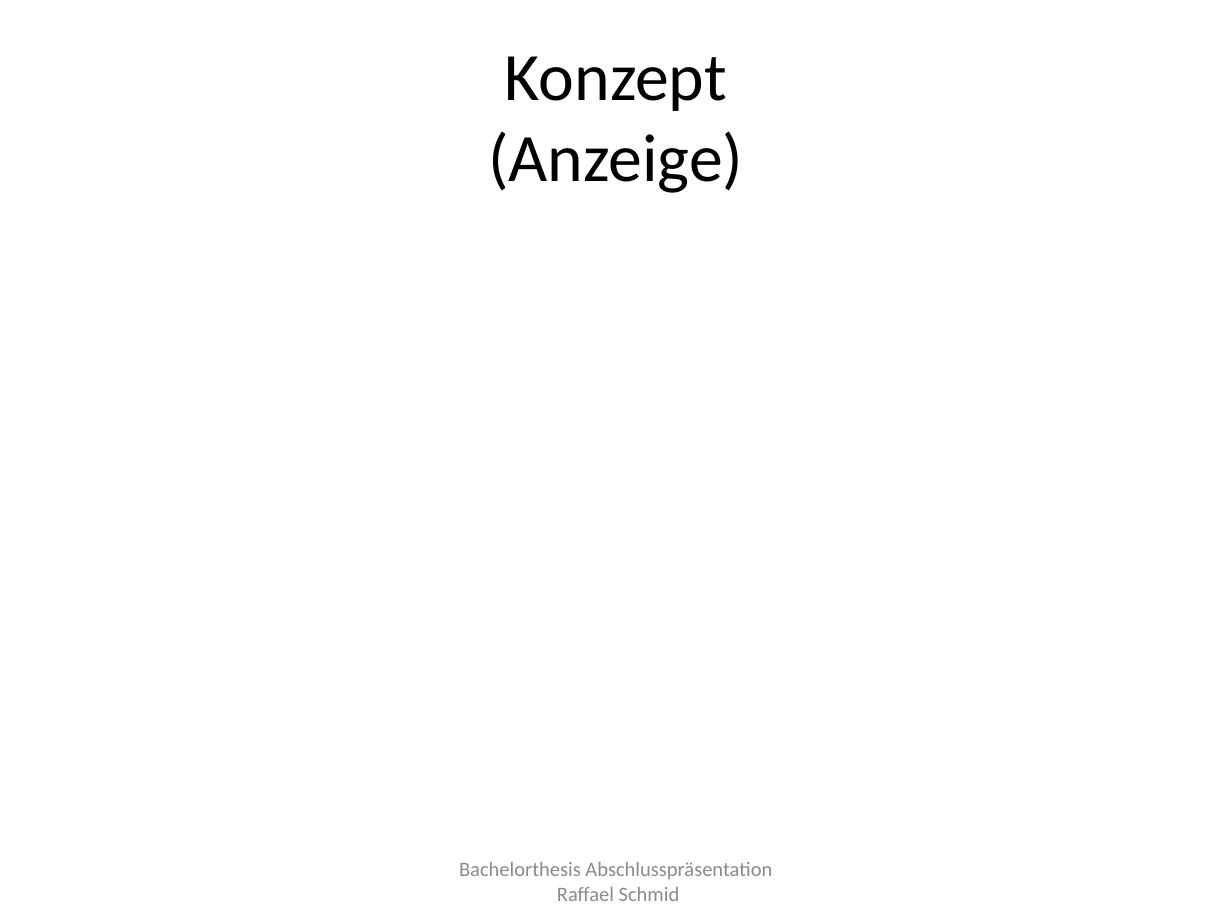
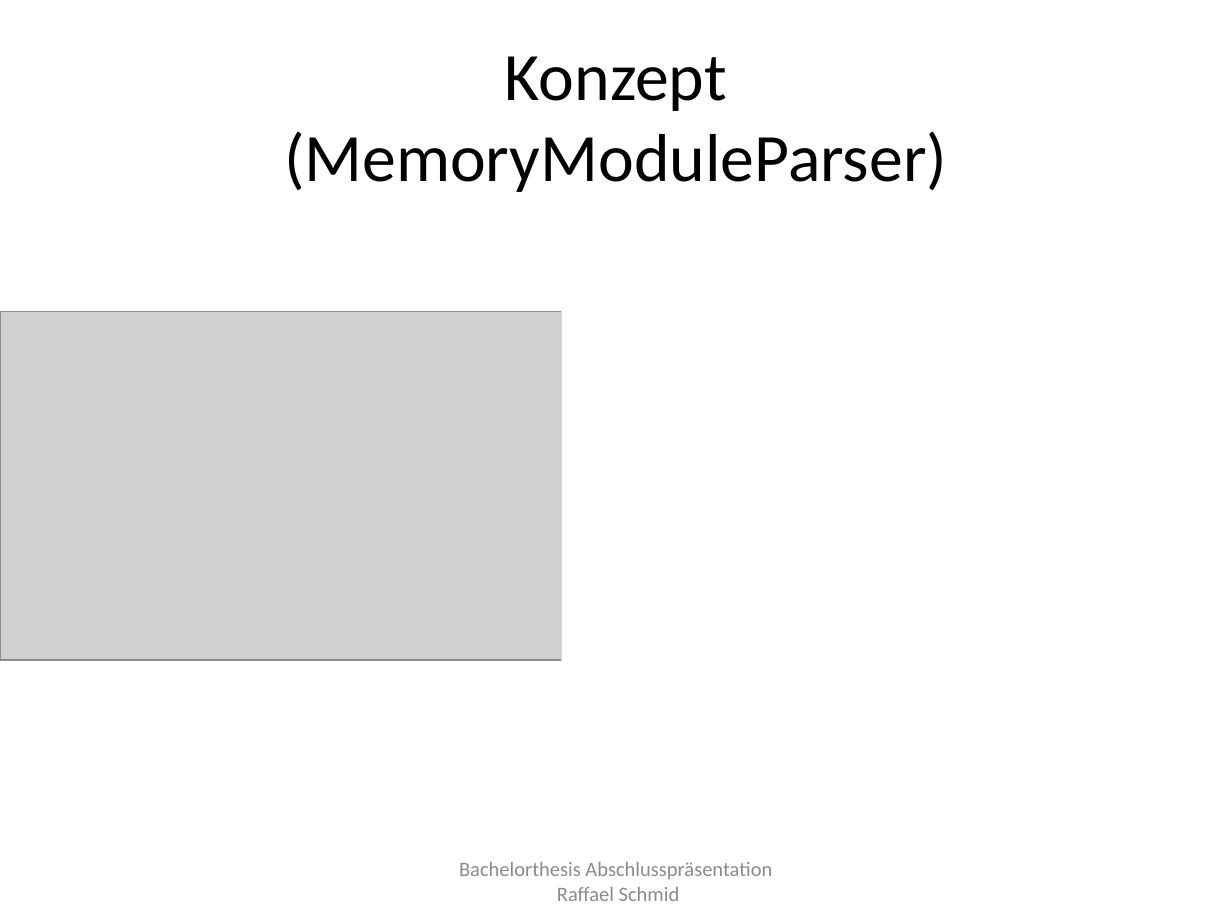
Before and after one commit to raffaelschmid/bachelorthesis, a slide deck: slide 13 of Dokumentation/Abschlusspraesentation/rschmid_bachelorthesis_abschlusspraesentation.pptx. Drawn at 1232x924 pixels with LibreOffice and Linux fonts; fonts in the diff are those of the drawing; grey boxes stand for pictures. Boxes give left, top, right and bottom in pixels: in the first picture for what was removed or moved away, otherwise in the second. Text is boxed around its words. In the diff, an @@ line names an element or a change of style, - is before the commit and + after.

```diff
--- a/Dokumentation/Abschlusspraesentation/rschmid_bachelorthesis_abschlusspraesentation.pptx
+++ b/Dokumentation/Abschlusspraesentation/rschmid_bachelorthesis_abschlusspraesentation.pptx
@@ title at [284,56,947,192]: text changed @@
-Konzept
-(Anzeige)
+Konzept
+(MemoryModuleParser)
@@ rectangle added at [562,217,1170,817], fill #FFFFFF @@
@@ picture added at [0,312,562,660] @@
```
Also in this commit, not shown: 5 other slides changed, 6 other files.
